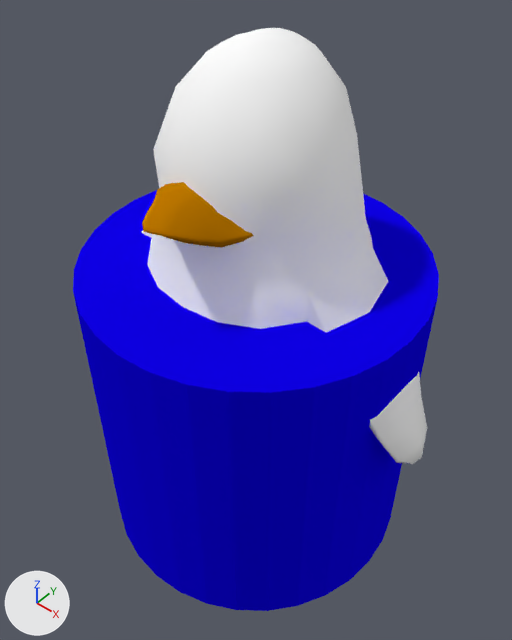
The Blender file blender/floe/objects/penguin.blend as it was, and as the next commit left it.
The view is the same before and after, from a camera (50 mm lens) standing at (1.38, -1.65, 2.86) and looking at (0.01, -0.05, 1.04). The axes (+X, +Y, +Z) are drawn at lower left. The lights are the same throughout.

Script lines for the objects in view, before the commit:
```python
me_cylinder = bpy.data.meshes.new('Cylinder')
me_cylinder.from_pydata(...)  # a 32-sided cylinder along z spanning x -1.0..1.0, y -1.0..1.0, z -1.0..1.0
me_cylinder.materials.append(mat_material_001)  # blue #0e00e7
me_plane = bpy.data.meshes.new('Plane')
me_plane.from_pydata(...)  # 385 vertices, 384 faces; spans x -0.99..0.99, y -0.8..0.86, z 0.23..2.94
me_plane.polygons.foreach_set('use_smooth', [True] * 384)
me_plane.materials.append(mat_penguin)  # its picture is missing
me_plane_001 = bpy.data.meshes.new('Plane.001')
me_plane_001.from_pydata(...)  # 46 vertices, 34 faces; spans x 0.0..0.266, y -0.605..-0.282, z 2.265..2.501
me_plane_001.polygons.foreach_set('use_smooth', [True] * 34)
me_plane_001.materials.append(mat_pingu_peak)  # orange #be7900
ob_cylinder = bpy.data.objects.new('Cylinder', me_cylinder)
ob_cylinder.location = (0.016, -0.061, 0.683)
ob_cylinder.scale = (-0.653, -0.653, -0.653)
ob_penguin = bpy.data.objects.new('Penguin', me_plane)
ob_penguin.location = (0.0, -0.023, -0.154)
ob_penguin.scale = (0.778, 0.778, 0.778)
ob_pingu_peak = bpy.data.objects.new('pingu peak', me_plane_001)
ob_pingu_peak.location = (0.0, -0.0732, -0.154)
ob_pingu_peak.scale = (0.778, 0.778, 0.778)
_m = ob_pingu_peak.modifiers.new('Mirror', 'MIRROR')
_m.merge_threshold = 0.0137
```
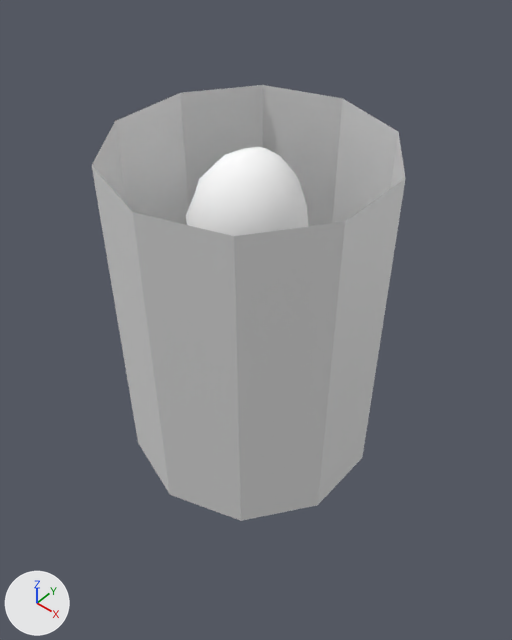
Where the newer file only moved an object's origin or applied its transform, the numbers keep the older frame.

Diff of the bpy script that builds the scene:
```diff
--- a/blender/floe/objects/penguin.blend.py
+++ b/blender/floe/objects/penguin.blend.py
@@ me_plane_001 @@
 # used by ob_pingu_peak; location = (0.0, -0.0732, -0.154); scale = (0.778, 0.778, 0.778)
-me_plane_001.from_pydata(...)  # 46 vertices, 34 faces; spans x 0.0..0.266, y -0.605..-0.282, z 2.265..2.501
+me_plane_001.from_pydata(...)  # 83 vertices, 68 faces; spans x -0.266..0.266, y -0.164..0.159, z -0.096..0.14
+# me_plane_001 part 2: the whole mesh is rebuilt
 me_plane_001.materials.append(mat_pingu_peak)
@@ me_plane @@
 me_plane.from_pydata(...)  # 385 vertices, 384 faces; spans x -0.99..0.99, y -0.8..0.86, z 0.23..2.94
 # used by ob_penguin; location = (0.0, -0.023, -0.154); scale = (0.778, 0.778, 0.778)
+# me_plane part 1: the whole mesh is scaled about its middle by 0.617, then moved by (0.01, -0.1, 0.06)
 me_plane.materials.append(mat_penguin)
@@ me_circle_003 @@
+me_circle_003.from_pydata([(0.0, 0.82, -1.07), (-0.48, 0.66, -1.07), (-0.78, 0.25, -1.07), (-0.78, -0.25, -1.07), (-0.48, -0.66, -1.07), (0.0, -0.82, -1.07), (0.48, -0.66, -1.07), (0.78, -0.25, -1.07), (0.78, 0.25, -1.07), (0.48, 0.66, -1.07), (0.0, 0.82, 1.08), (-0.48, 0.66, 1.08), (-0.78, 0.25, 1.08), (-0.78, -0.25, 1.08), (-0.48, -0.66, 1.08), (0.0, -0.82, 1.08), (0.48, -0.66, 1.08), (0.78, -0.25, 1.08), (0.78, 0.25, 1.08), (0.48, 0.66, 1.08)], [], [(5, 6, 16, 15), (2, 3, 13, 12), (9, 0, 10, 19), (6, 7, 17, 16), (3, 4, 14, 13), (0, 1, 11, 10), (7, 8, 18, 17), (4, 5, 15, 14), (1, 2, 12, 11), (8, 9, 19, 18)])
@@ ob_cylinder @@
-ob_cylinder = bpy.data.objects.new('Cylinder', me_cylinder)
-ob_cylinder.location = (0.016, -0.061, 0.683)
-ob_cylinder.scale = (-0.653, -0.653, -0.653)
@@ ob_pingu_peak @@
 ob_pingu_peak = bpy.data.objects.new('pingu peak', me_plane_001)
+ob_pingu_peak.parent = ob_circle
 ob_pingu_peak.location = (0.0, -0.0732, -0.154)
 ob_pingu_peak.scale = (0.778, 0.778, 0.778)
-_m = ob_pingu_peak.modifiers.new('Mirror', 'MIRROR')
-_m.merge_threshold = 0.0137
@@ ob_circle @@
+ob_circle = bpy.data.objects.new('Circle', me_circle_003)
+ob_circle.location = (0.012, -0.08, 1.128)
+ob_circle.scale = (0.617, 0.617, 0.617)
```

Location of each change, [x1, y1, x2, y2] in pixels of the pictures (512 x 640 px):
'Circle', added
    after: [92, 85, 406, 521]
'Cylinder', deleted (blue)
    before: [73, 190, 439, 611]
'Penguin', mesh rescaled
    before: [141, 28, 427, 464]
    after: [186, 147, 309, 236]
'pingu peak', moved (not visible afterwards)
    before: [142, 182, 254, 248]
